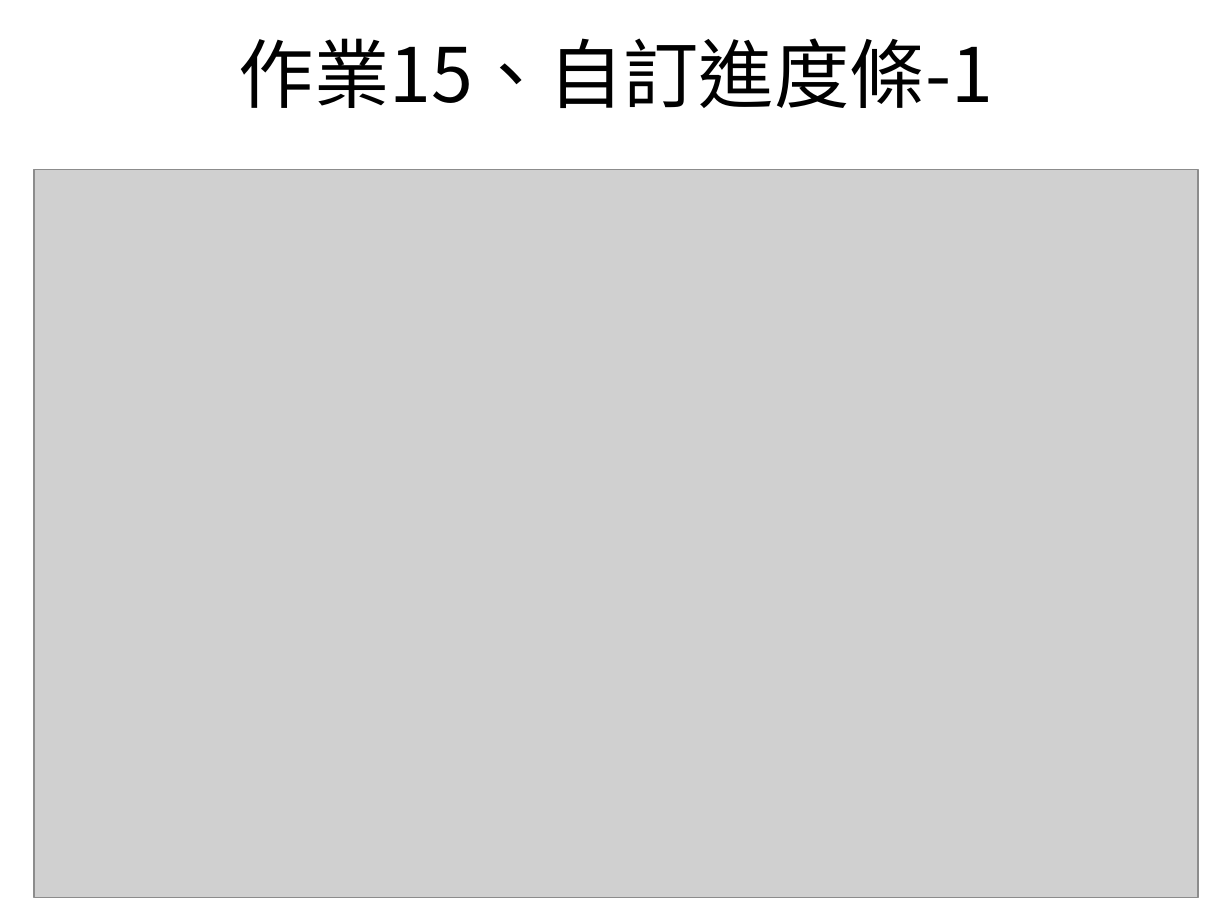
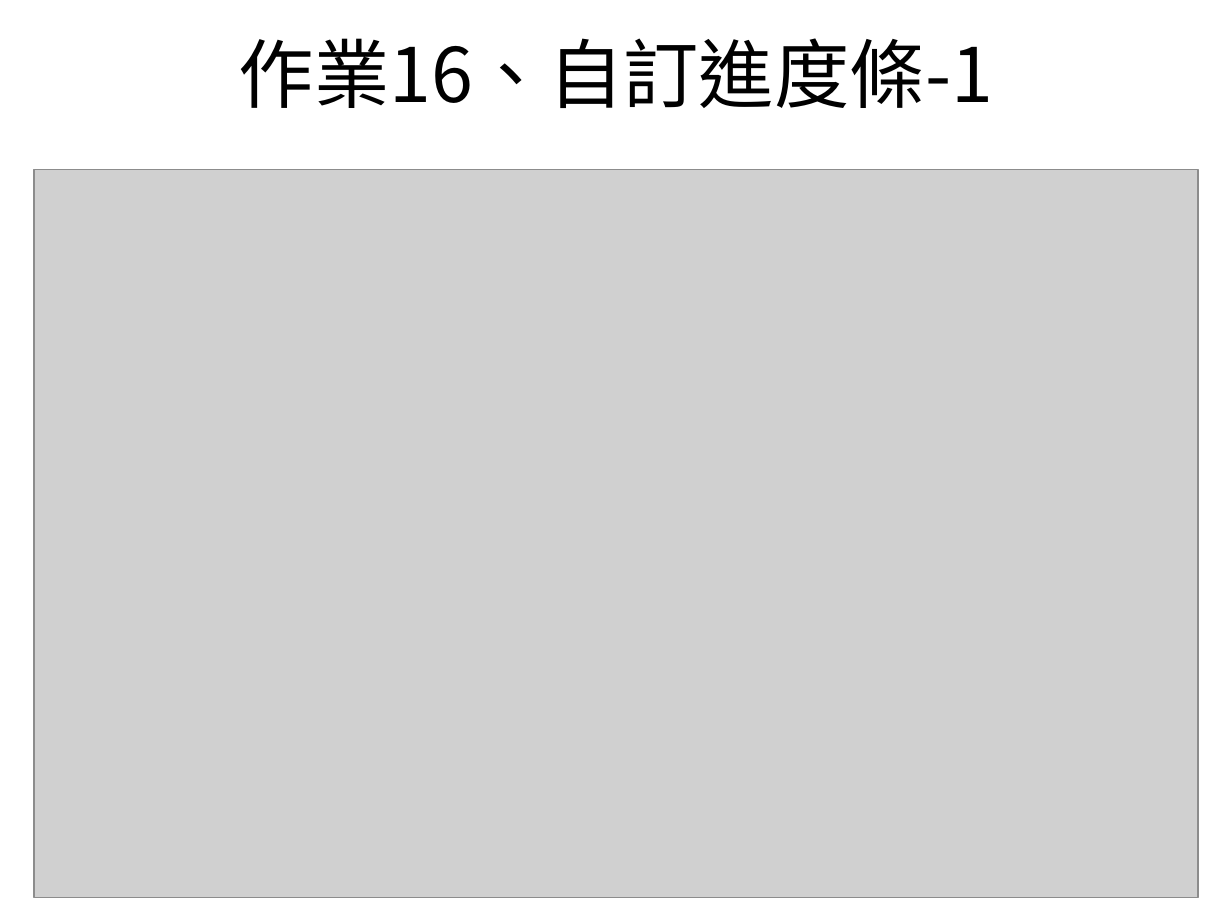
Before and after one commit to bfhaha/bfhaha.github.io, a slide deck: slide 23 of salesforce.ppt. Drawn at 1232x924 pixels with LibreOffice and Linux fonts; fonts in the diff are those of the drawing; grey boxes stand for pictures. Boxes give left, top, right and bottom in pixels: in the first picture for what was removed or moved away, otherwise in the second. Text is boxed around its words. In the diff, an @@ line names an element or a change of style, - is before the commit and + after.

```diff
--- a/salesforce.ppt
+++ b/salesforce.ppt
@@ title at <box>239,38,993,108</box>: text changed @@
-作業15、自訂進度條-1
+作業16、自訂進度條-1
```
Also in this commit, not shown: 14 other slides changed.
